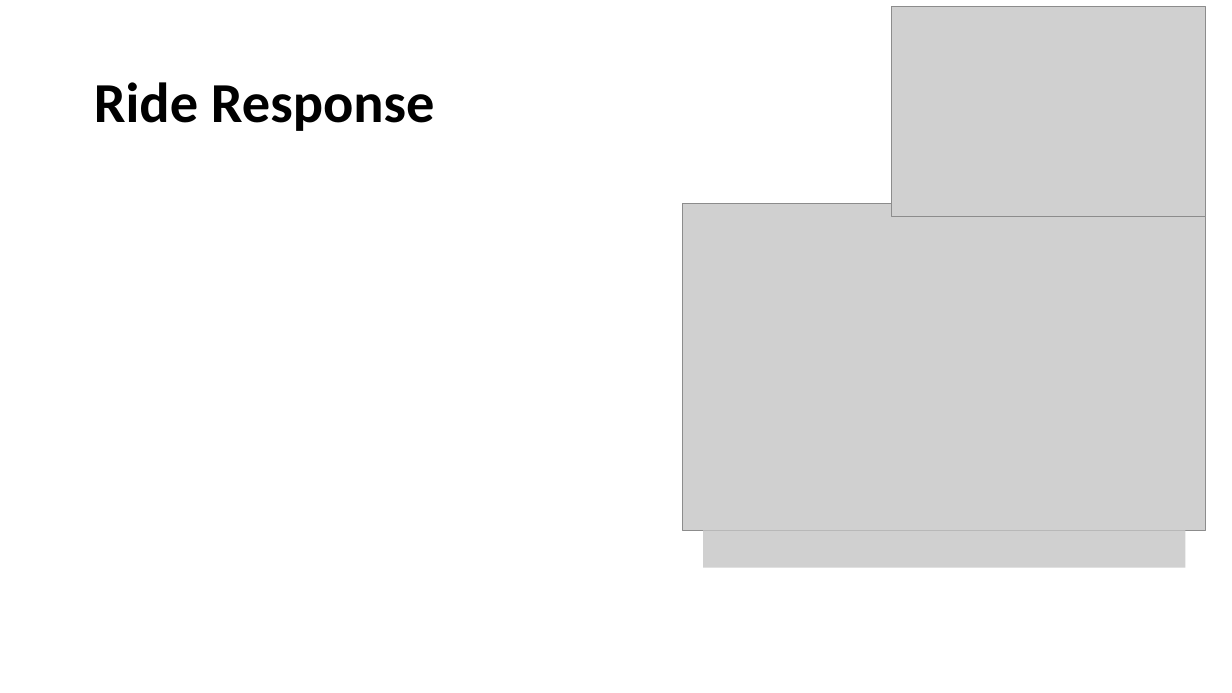
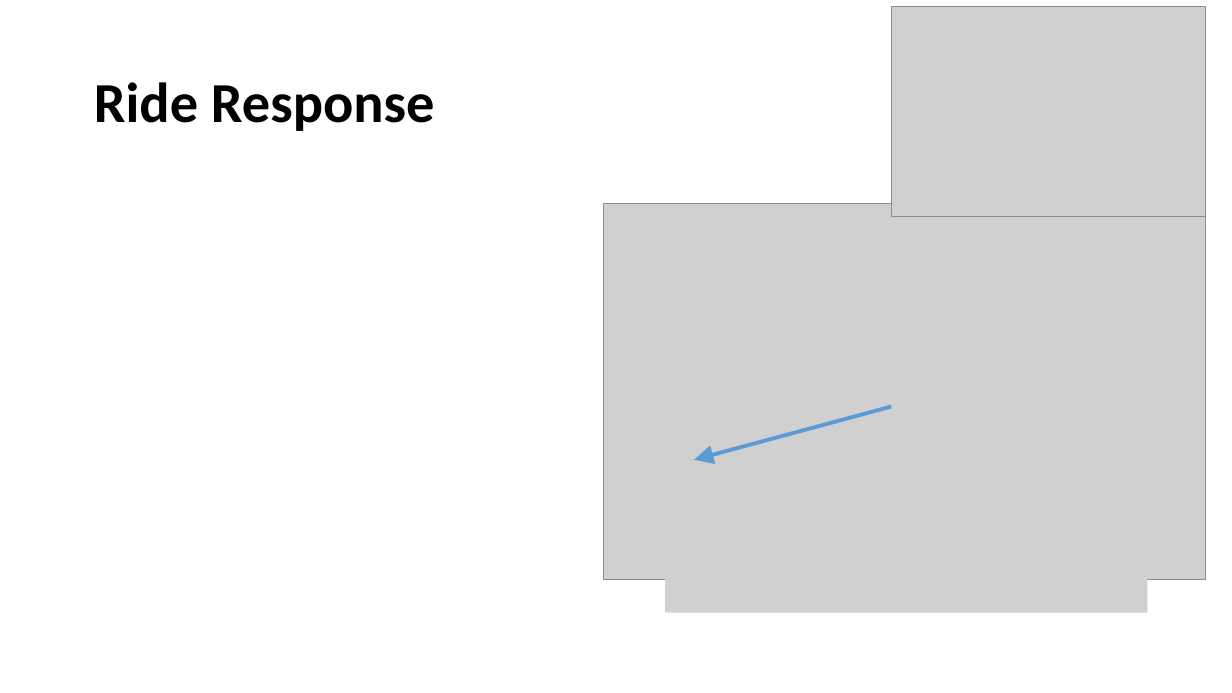
Before and after one commit to bamason2/ttc066-module, a slide deck: slide 12 of docs/lectures/Ride Dynamics.pptx. Drawn at 1232x693 pixels with LibreOffice and Linux fonts; fonts in the diff are those of the drawing; grey boxes stand for pictures; background and template pictures are left out. Boxes give left, top, right and bottom in pixels: in the first picture for what was removed or moved away, otherwise in the second. Text is boxed around its words. In the diff, an @@ line names an element or a change of style, - is before the commit and + after.

```diff
--- a/docs/lectures/Ride Dynamics.pptx
+++ b/docs/lectures/Ride Dynamics.pptx
@@ picture: place and size @@
-picture at <box>683,203,1206,530</box>
+picture at <box>604,203,1206,579</box>
@@ arrow added from (892, 407) to (694, 460), #5B9BD5 3 pt @@
@@ picture removed at <box>703,531,1186,567</box> @@
@@ picture added at <box>665,576,1148,613</box> @@
```
Also in this commit, not shown: 2 other slides changed, 2 slides added, 2 other files.
